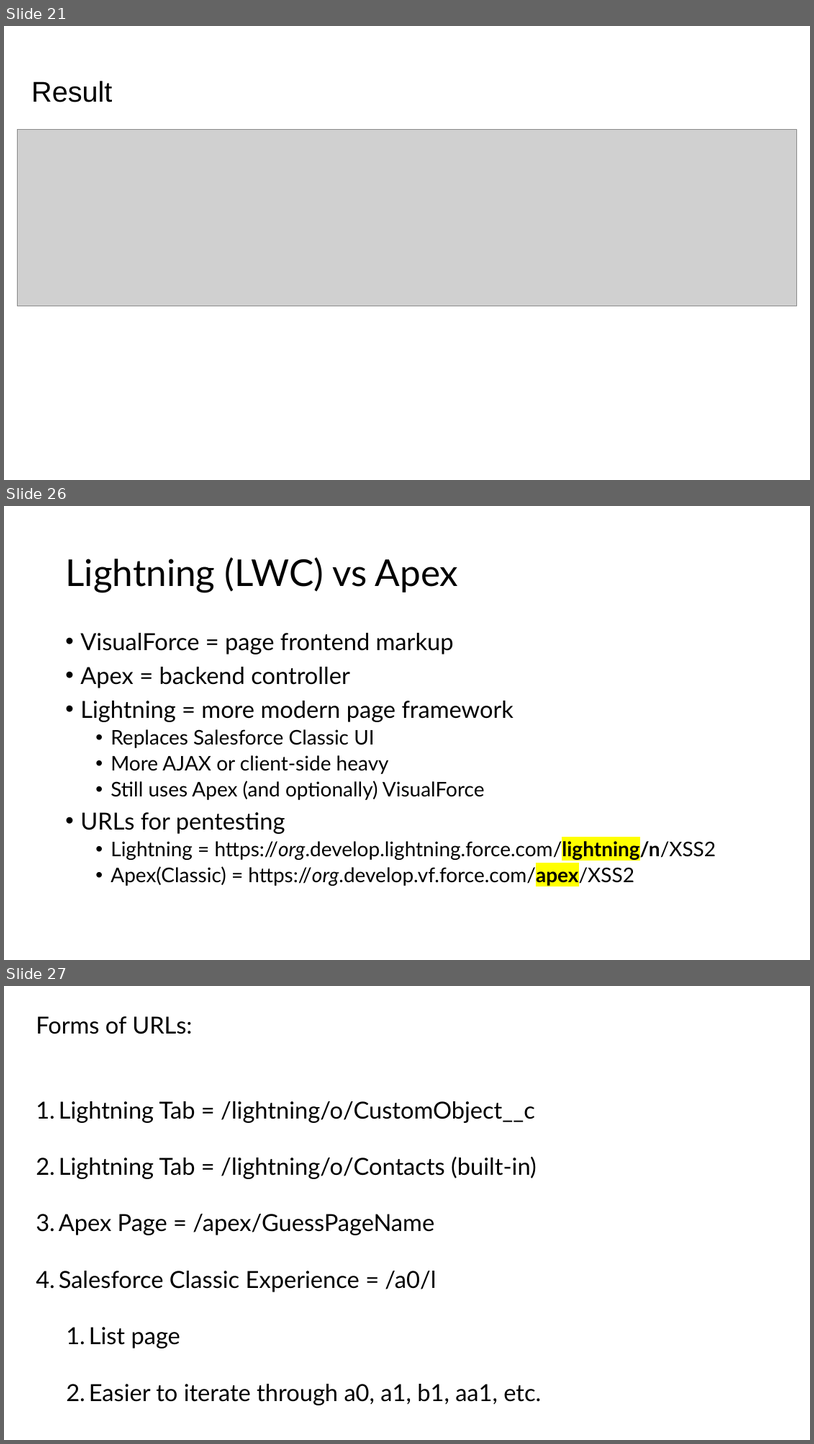
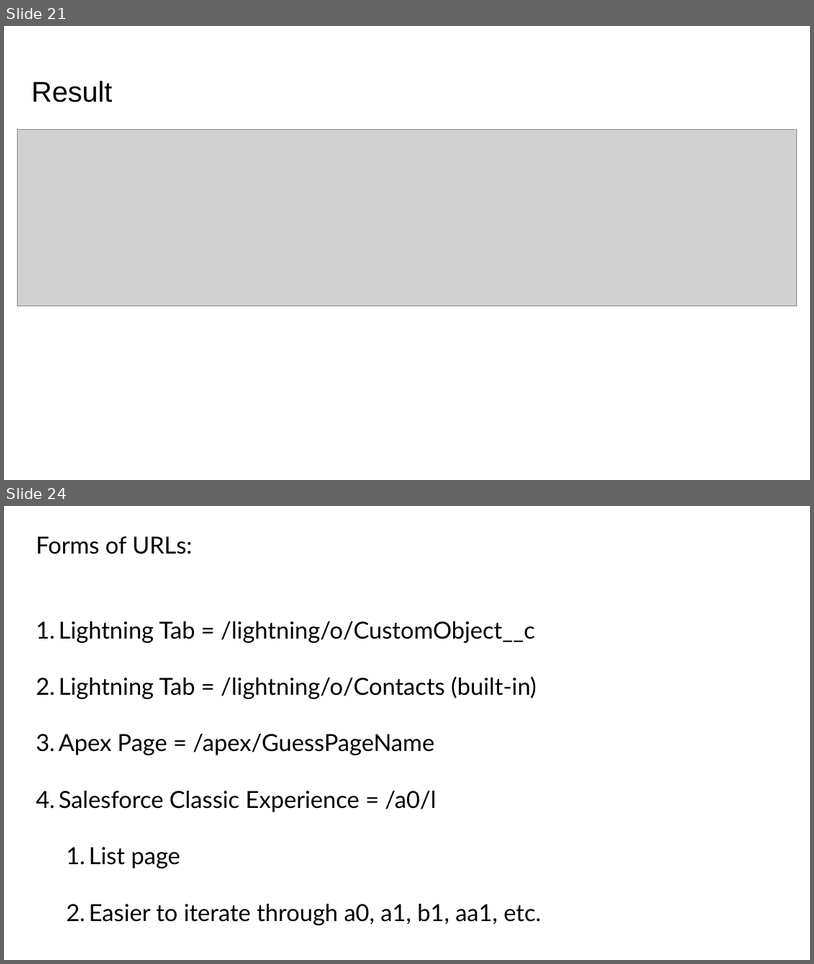
Before and after one commit to rbeede/pen-testing-cloud-apis, a slide deck: workshop_event/Pen-Testing Cloud REST APIs - 2025.pptx. Shown one above the other, each under a label of ours: slides 21, 26 and 27 before the commit, slides 21 and 24 after it; the slides between them are not shown. The pictures are 814x1444 and 814x964 pixels, drawn with LibreOffice and Linux fonts; fonts in the diff are those of the drawing; grey boxes stand for pictures. Boxes give left, top, right and bottom in pixels: in the first picture for what was removed or moved away, otherwise in the second. Text is boxed around its words. In the diff, an @@ line names an element or a change of style, - is before the commit and + after.

```diff
--- a/workshop_event/Pen-Testing Cloud REST APIs - 2025.pptx
+++ b/workshop_event/Pen-Testing Cloud REST APIs - 2025.pptx
@@ slide 26 removed at bbox=[4, 506, 810, 960], background #FFFFFF @@
@@ title removed at bbox=[65, 557, 459, 592] @@
-Lightning (LWC) vs Apex
@@ text removed at bbox=[80, 633, 717, 886] @@
-• VisualForce = page frontend markup
-• Apex = backend controller
-• Lightning = more modern page framework
-  • Replaces Salesforce Classic UI
-  • More AJAX or client-side heavy
-  • Still uses Apex (and optionally) VisualForce
-• URLs for pentesting
-  • Lightning = https://org.develop.lightning.force.com/lightning/n/XSS2
-  • Apex(Classic) = https://org.develop.vf.force.com/apex/XSS2
@@ what was slide 27 is now slide 24 @@
```
Also in this commit, not shown: 3 slides changed, 2 other slides removed.
